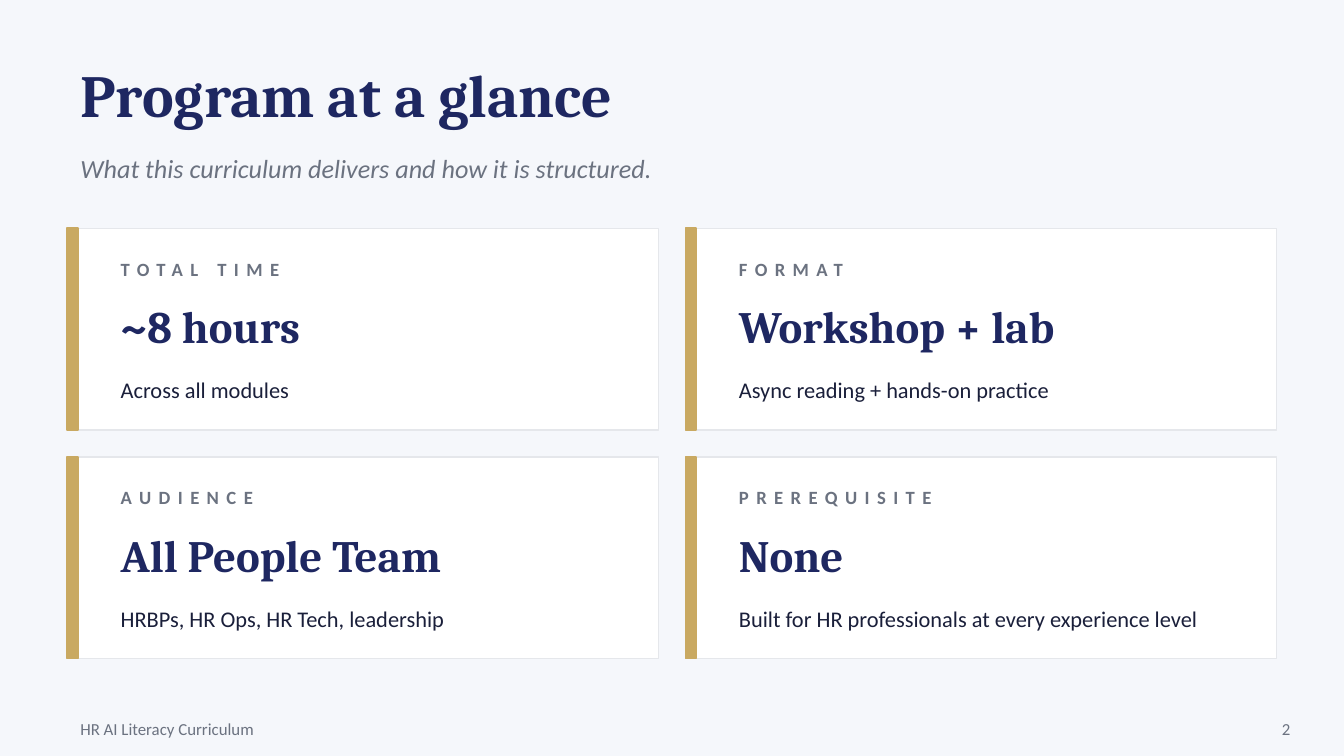
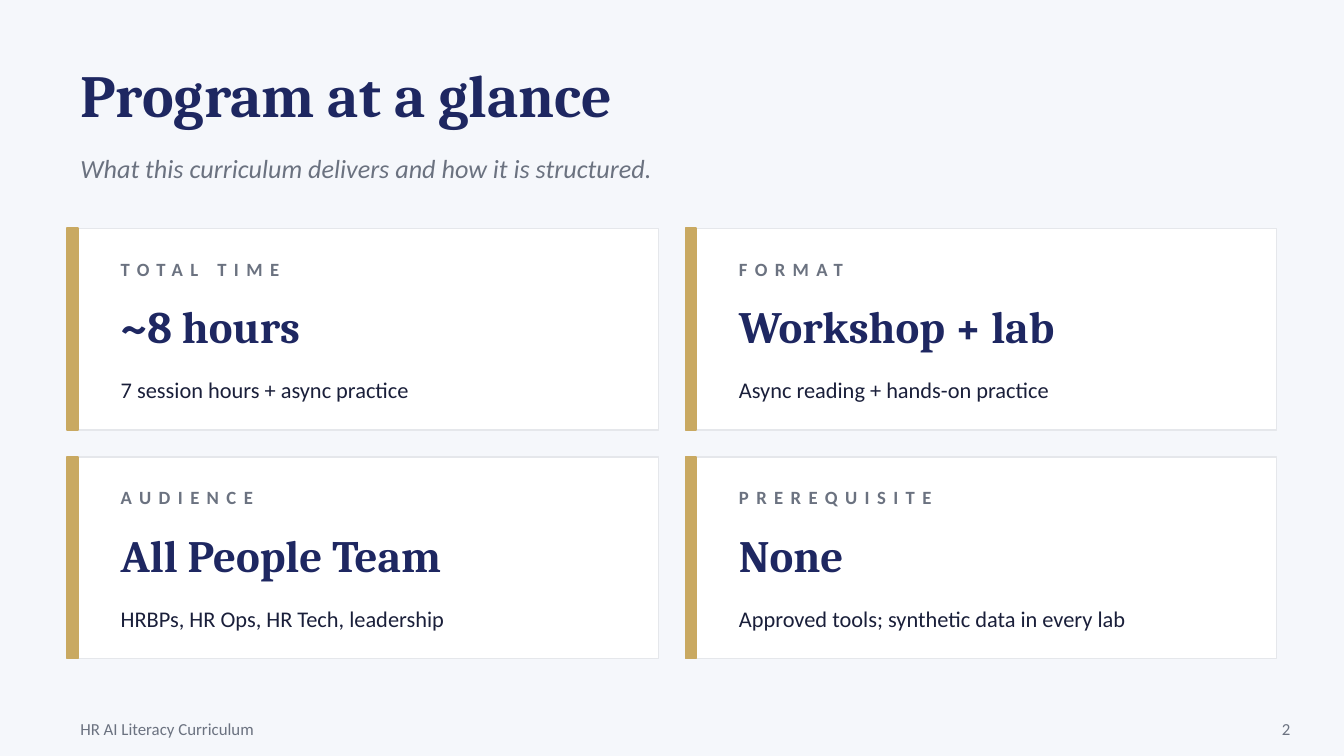
Before and after one commit to ellehelvig/hr-ai-transformation-playbook, a slide deck: slide 2 of 04-enablement/HR-AI-Literacy-Curriculum.pptx. Drawn at 1344x756 pixels with LibreOffice and Linux fonts; fonts in the diff are those of the drawing. Boxes give left, top, right and bottom in pixels: in the first picture for what was removed or moved away, otherwise in the second. Text is boxed around its words. In the diff, an @@ line names an element or a change of style, - is before the commit and + after.

```diff
--- a/04-enablement/HR-AI-Literacy-Curriculum.pptx
+++ b/04-enablement/HR-AI-Literacy-Curriculum.pptx
@@ text at (121,382,408,402): text changed @@
-Across all modules
+7 session hours + async practice
@@ text at (739,611,1126,631): text changed @@
-Built for HR professionals at every experience level
+Approved tools; synthetic data in every lab
```
Also in this commit, not shown: 11 other slides changed, 9 other files.
